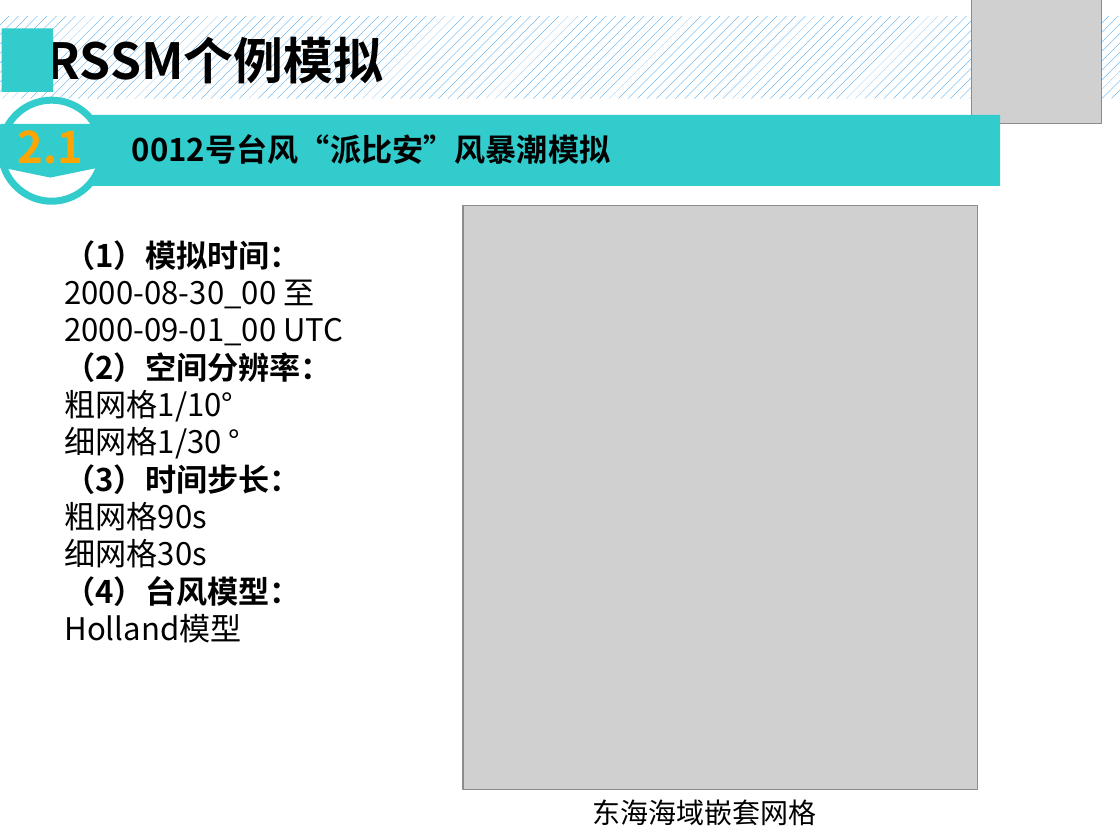
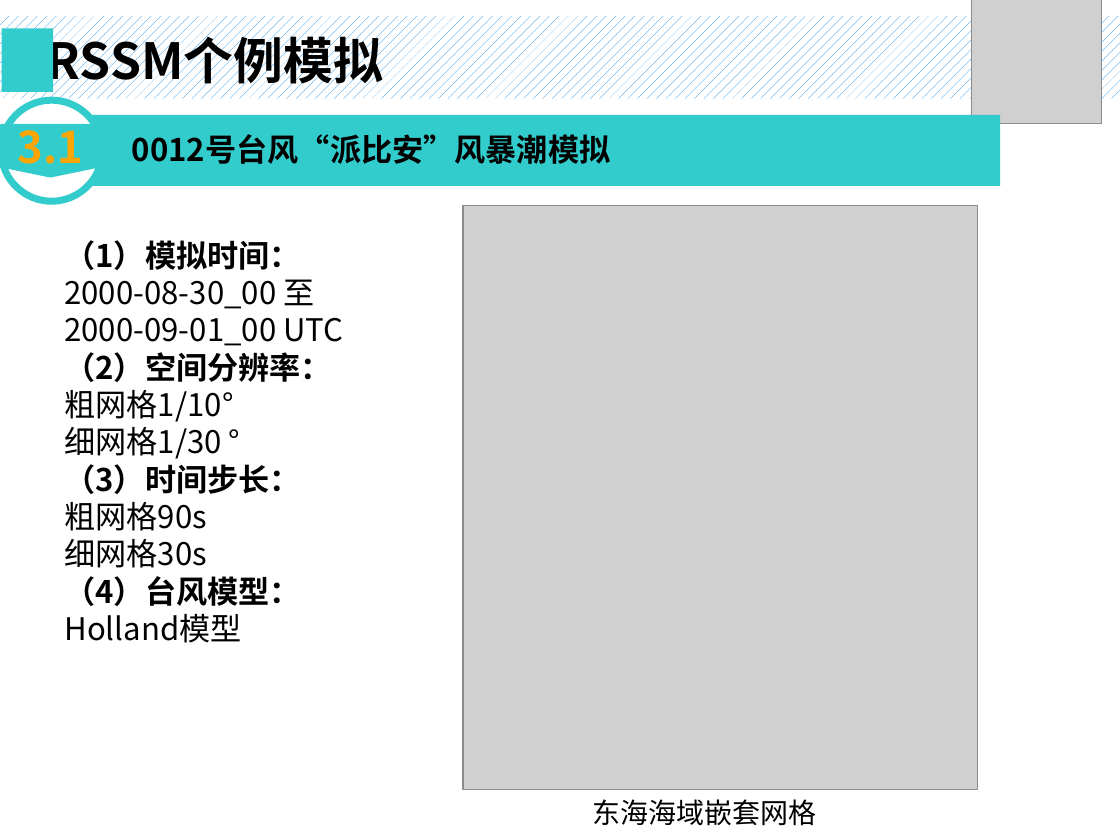
Before and after one commit to islandowner95/RSSM, a slide deck: slide 18 of doc/RSSM_V1.0_Introduction.pptx (slide 11 before the commit). Drawn at 1120x840 pixels with LibreOffice and Linux fonts; fonts in the diff are those of the drawing; grey boxes stand for pictures. Boxes give left, top, right and bottom in pixels: in the first picture for what was removed or moved away, otherwise in the second. Text is boxed around its words. In the diff, an @@ line names an element or a change of style, - is before the commit and + after.

```diff
--- a/doc/RSSM_V1.0_Introduction.pptx
+++ b/doc/RSSM_V1.0_Introduction.pptx
@@ text in flow chart offpage connector at [18,118,83,173]: text changed @@
-2.1
+3.1
```
Also in this commit, not shown: 12 other slides changed, 8 slides added.
